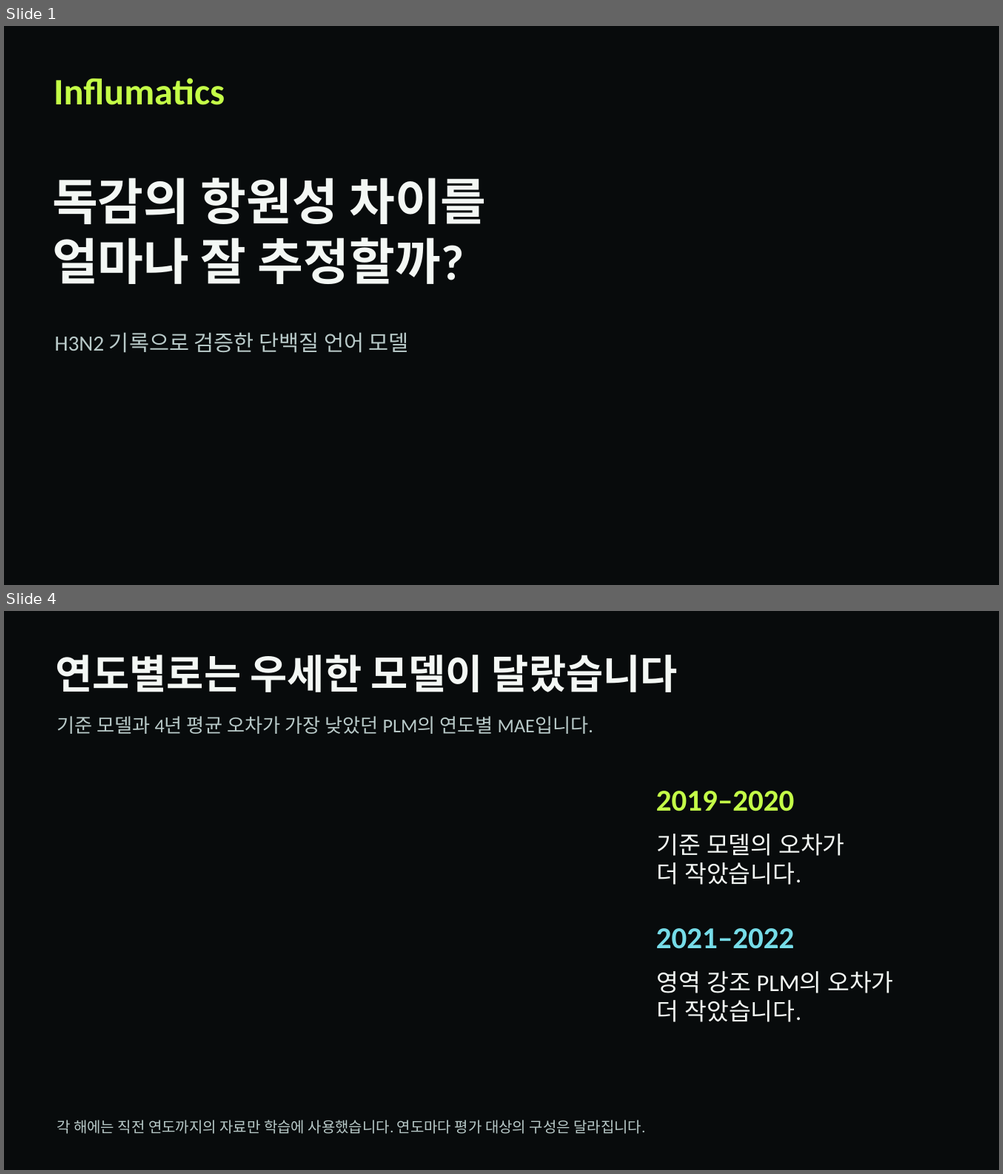
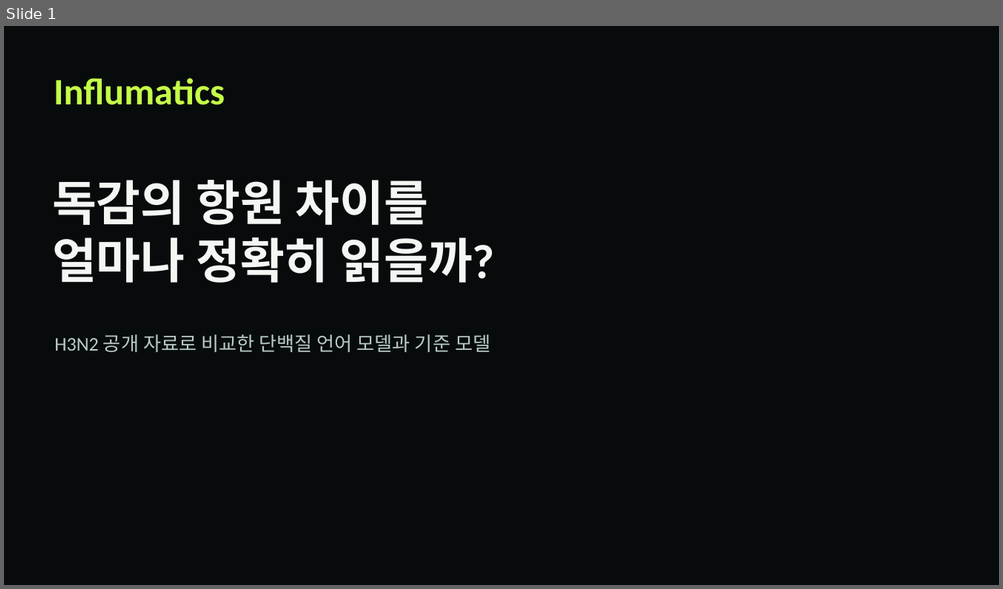
Before and after one commit to ssy2205/influmatics, a slide deck: web/frontend/public/research/results/influmatics-results.pptx. Shown one above the other, each under a label of ours: slides 1 and 4 before the commit, slide 1 after it; the slides between them are not shown. The pictures are 1003x1174 and 1003x589 pixels, drawn with LibreOffice and Linux fonts; fonts in the diff are those of the drawing; background and template pictures are left out. Boxes give left, top, right and bottom in pixels: in the first picture for what was removed or moved away, otherwise in the second. Text is boxed around its words. In the diff, an @@ line names an element or a change of style, - is before the commit and + after.

```diff
--- a/web/frontend/public/research/results/influmatics-results.pptx
+++ b/web/frontend/public/research/results/influmatics-results.pptx
@@ slide 4 removed at <box>4,611,999,1170</box>, background #080B0C @@
@@ text removed at <box>55,655,677,692</box> @@
-연도별로는 우세한 모델이 달랐습니다
@@ text removed at <box>57,716,593,734</box> @@
-기준 모델과 4년 평균 오차가 가장 낮았던 PLM의 연도별 MAE입니다.
@@ text removed at <box>656,791,794,812</box> @@
-2019–2020
@@ text removed at <box>657,834,845,885</box> @@
-기준 모델의 오차가
-더 작았습니다.
@@ text removed at <box>656,928,794,949</box> @@
-2021–2022
@@ text removed at <box>657,971,893,1022</box> @@
-영역 강조 PLM의 오차가
-더 작았습니다.
@@ text removed at <box>57,1120,645,1134</box> @@
-각 해에는 직전 연도까지의 자료만 학습에 사용했습니다. 연도마다 평가 대상의 구성은 달라집니다.
@@ slide 1 changed as well @@
@@ text at <box>52,180,495,283</box>: text changed; size 48 to 46.5 pt @@
-독감의 항원성 차이를
-얼마나 잘 추정할까?
+독감의 항원 차이를
+얼마나 정확히 읽을까?
@@ text at <box>54,335,490,352</box>: text changed; size 21 to 18.8 pt @@
-H3N2 기록으로 검증한 단백질 언어 모델
+H3N2 공개 자료로 비교한 단백질 언어 모델과 기준 모델
```
Also in this commit, not shown: 1 other slide changed, 5 slides added, 3 other slides removed, 3 other files.
